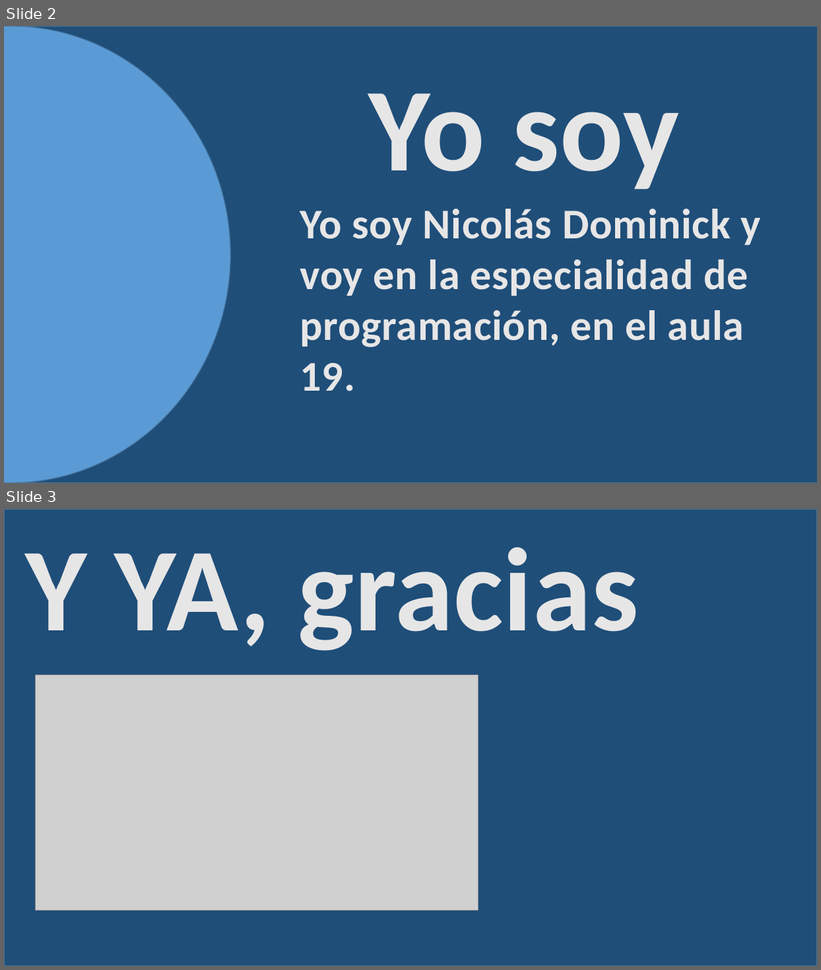
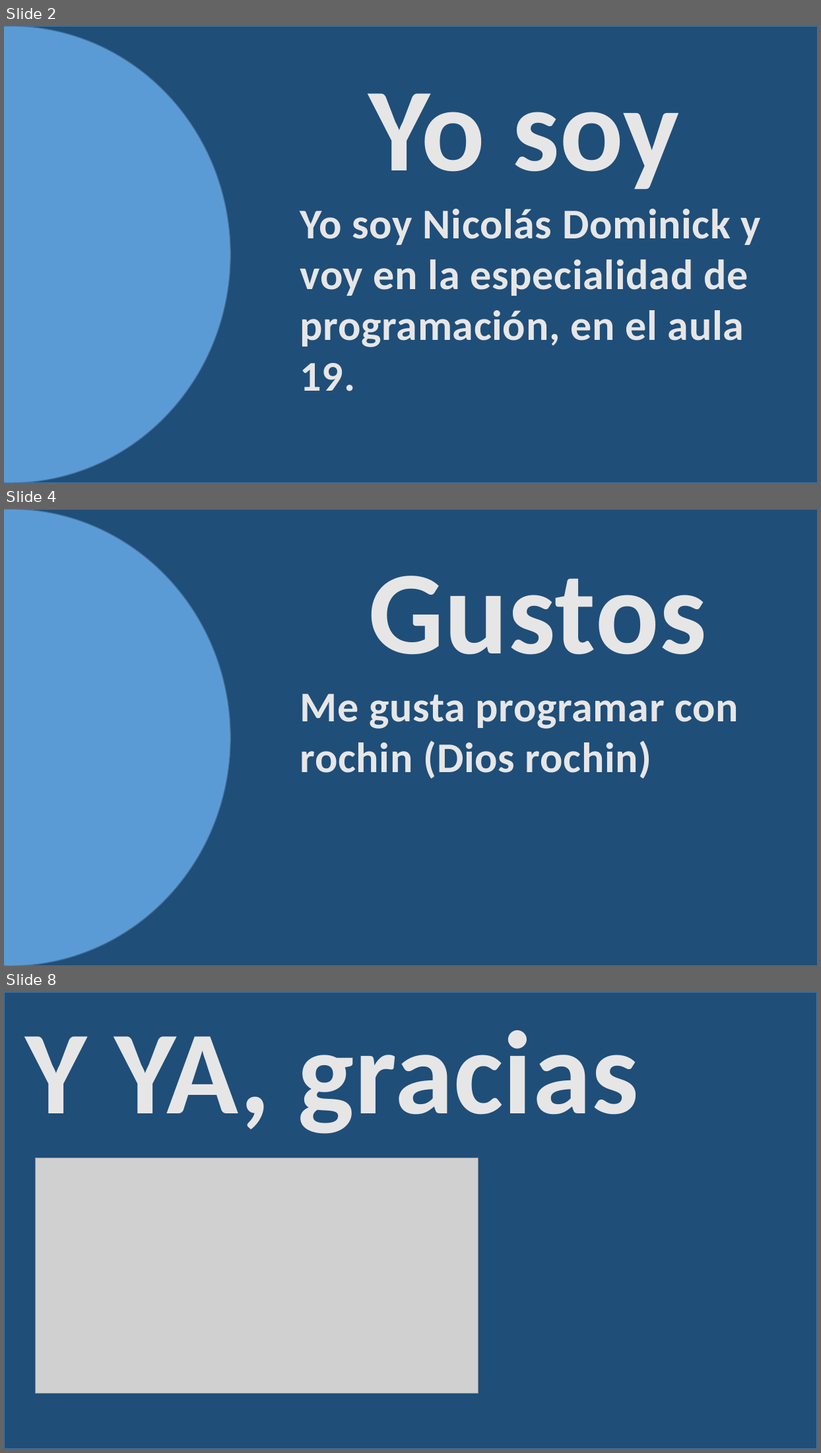
Before and after one commit to NicolasDVC2/culturadigitalII, a slide deck: Parcial 1/Practica2.pptx. Shown one above the other, each under a label of ours: slides 2 and 3 before the commit, slides 2, 4 and 8 after it; the slides between them are not shown. The pictures are 821x970 and 821x1453 pixels, drawn with LibreOffice and Linux fonts; fonts in the diff are those of the drawing; grey boxes stand for pictures. Boxes give left, top, right and bottom in pixels: in the first picture for what was removed or moved away, otherwise in the second. Text is boxed around its words. In the diff, an @@ line names an element or a change of style, - is before the commit and + after.

```diff
--- a/Parcial 1/Practica2.pptx
+++ b/Parcial 1/Practica2.pptx
@@ slide 4 added at box(4, 509, 817, 966), background #FFFFFF @@
@@ ellipse added at box(4, 509, 231, 966), fill #5B9BD5, outline #43739E 1 pt @@
@@ rectangle added at box(9, 509, 817, 966), fill #1F4E79, outline #43739E 1 pt @@
@@ text added at box(369, 576, 707, 655), 140 pt, text #E7E6E6, bold @@
+Gustos
@@ text added at box(300, 694, 739, 779), 50 pt, text #E7E6E6, bold @@
+Me gusta programar con rochin (Dios rochin)
@@ what was slide 3 is now slide 8 @@
```
Also in this commit, not shown: 4 other slides added.
